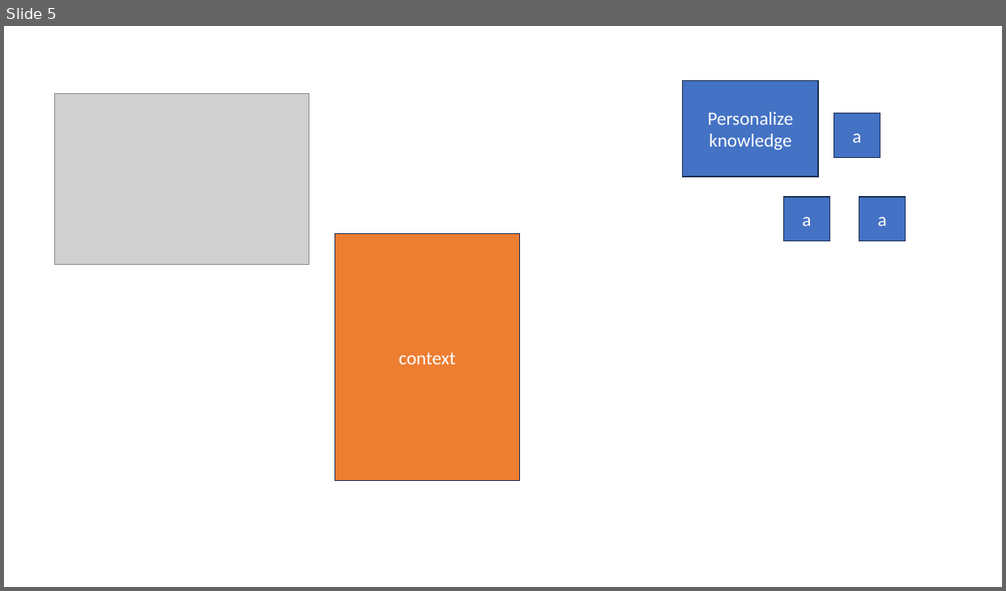
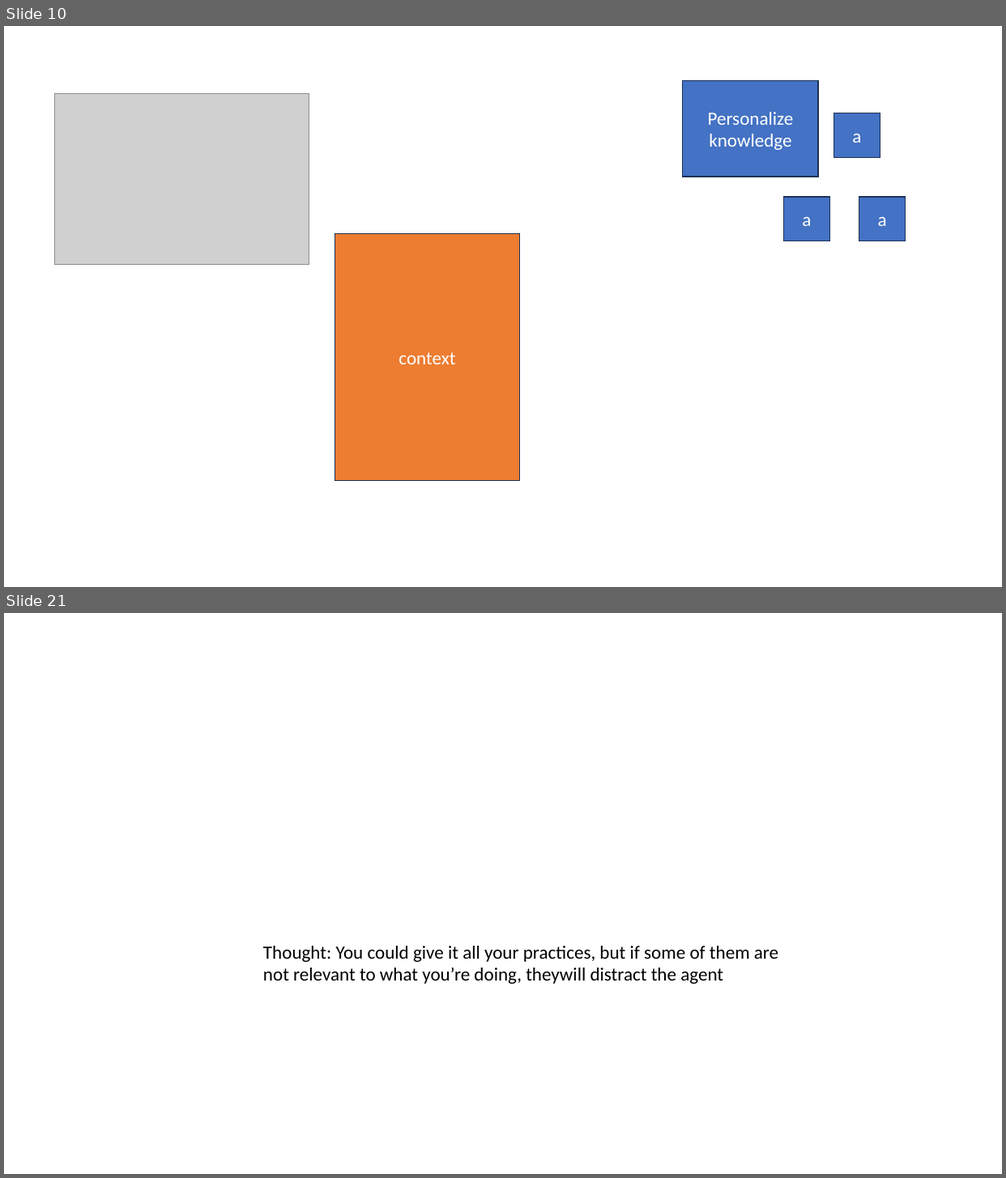
Before and after one commit to lexler/Talks, a slide deck: Slides/Core Patterns for Coding with AI.pptx. Shown one above the other, each under a label of ours: slide 5 before the commit, slides 10 and 21 after it; the slides between them are not shown. The pictures are 1006x591 and 1006x1178 pixels, drawn with LibreOffice and Linux fonts; fonts in the diff are those of the drawing; grey boxes stand for pictures. Boxes give left, top, right and bottom in pixels: in the first picture for what was removed or moved away, otherwise in the second. Text is boxed around its words. In the diff, an @@ line names an element or a change of style, - is before the commit and + after.

```diff
--- a/Slides/Core Patterns for Coding with AI.pptx
+++ b/Slides/Core Patterns for Coding with AI.pptx
@@ slide 21 added at (4, 613, 1002, 1174), background #FFFFFF @@
@@ text added at (263, 946, 778, 984), 18 pt, text #000000 @@
+Thought: You could give it all your practices, but if some of them are
+not relevant to what you’re doing, theywill distract the agent
@@ what was slide 5 is now slide 10 @@
```
Also in this commit, not shown: 2 slides changed, 29 other slides added, 2 slides removed.
